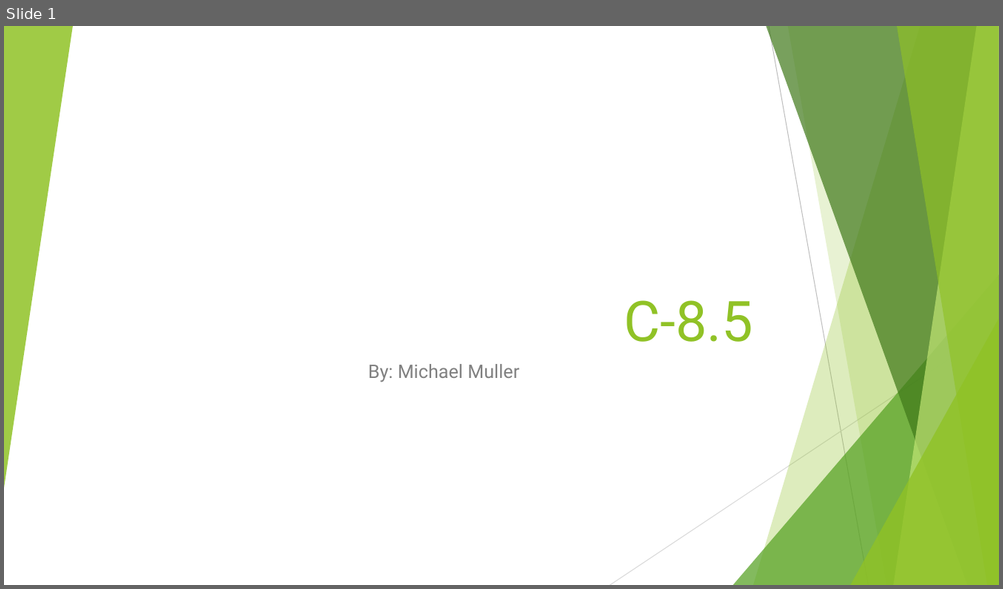
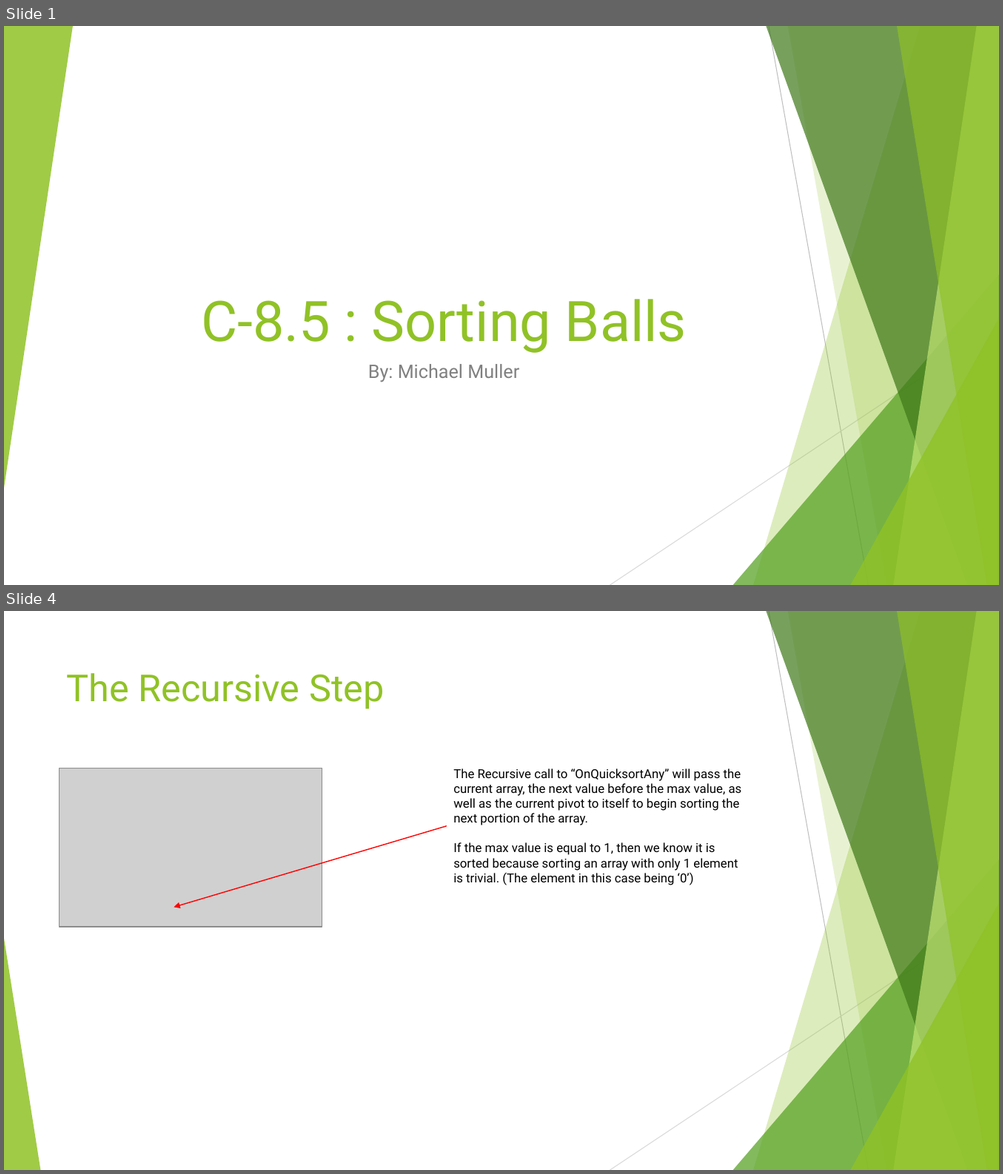
Before and after one commit to mwmuller/School, a slide deck: Presentation/C-8.pptx. Shown one above the other, each under a label of ours: slide 1 before the commit, slides 1 and 4 after it; the slides between them are not shown. The pictures are 1003x589 and 1003x1174 pixels, drawn with LibreOffice and Linux fonts; fonts in the diff are those of the drawing; grey boxes stand for pictures. Boxes give left, top, right and bottom in pixels: in the first picture for what was removed or moved away, otherwise in the second. Text is boxed around its words. In the diff, an @@ line names an element or a change of style, - is before the commit and + after.

```diff
--- a/Presentation/C-8.pptx
+++ b/Presentation/C-8.pptx
@@ slide 4 added at (x1=4, y1=611, x2=999, y2=1170), background #FFFFFF; not listed: 9 template elements that a slide beside it also shows @@
@@ title added at (x1=67, y1=673, x2=384, y2=709), 36 pt, text #90C226 @@
+The Recursive Step
@@ picture added at (x1=60, y1=769, x2=322, y2=927) @@
@@ text added at (x1=453, y1=769, x2=742, y2=886), 12 pt, text #000000 @@
+The Recursive call to “OnQuicksortAny” will pass the current array, the next value before the max value, as well as the current pivot to itself to begin sorting the next portion of the array.
+If the max value is equal to 1, then we know it is sorted because sorting an array with only 1 element is trivial. (The element in this case being ‘0’)
@@ arrow added from (447, 826) to (174, 907), #FF0000 1 pt @@
@@ triangle added at (x1=4, y1=939, x2=40, y2=1170), fill #90C226 at 85% opacity @@
@@ slide 1 changed as well @@
@@ title at (x1=201, y1=299, x2=686, y2=353): text changed @@
-C-8.5
+C-8.5 : Sorting Balls
```
Also in this commit, not shown: 4 other slides added, 3 other files.
